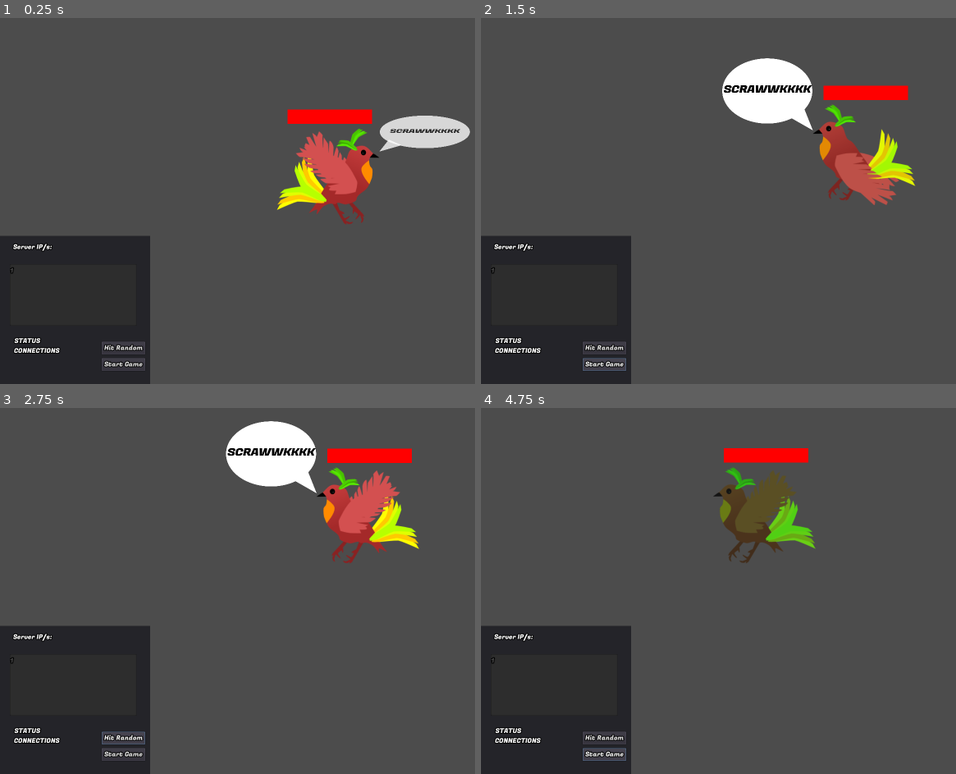
Above: before the commit, frames 1-4 (two rows, left to right).
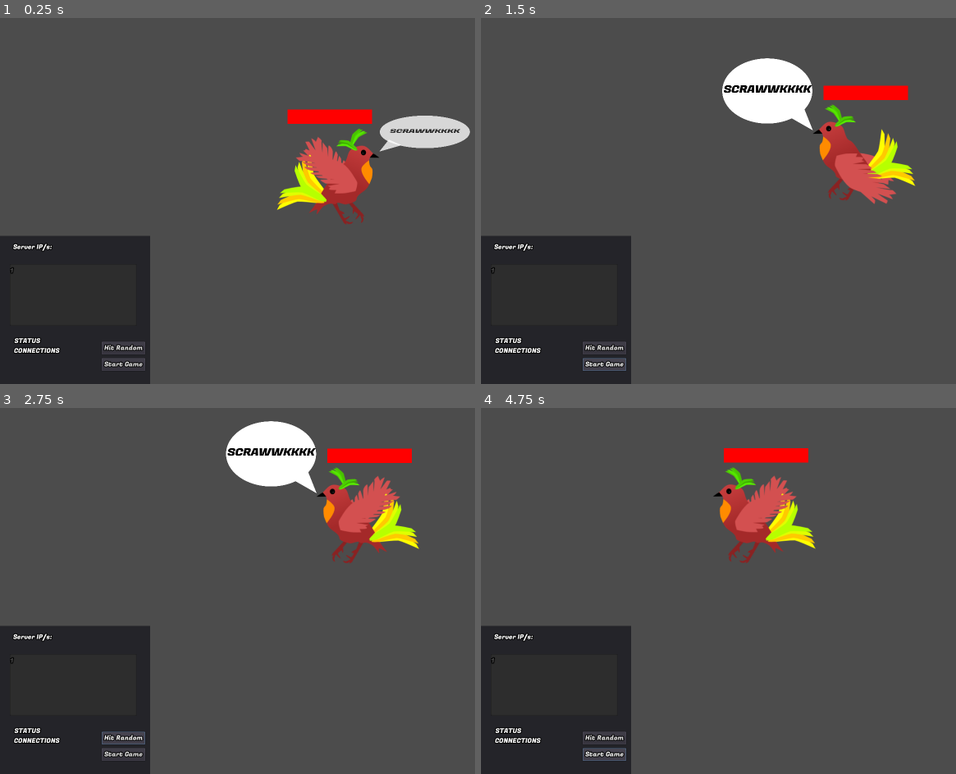
Above: after the commit, the same moments.

Repository: paralinguist/Chestral
Game: Godot game, scene res://ChestralServer.tscn
Same seed, same stepped clock (60 frames per second), same inputs: the game is played once before the commit and once after it.
Inputs:
- Up to frame 1 (0.25 s): no input
- Up to frame 2 (1.5 s): click "Start Game" at 0.5 s; click "Start Game" at 1.25 s
- Up to frame 3 (2.75 s): click "Hit Random" at 2 s
- Up to frame 4 (4.75 s): click "Hit Random" at 2.75 s; click "Hit Random" at 3.5 s; click "Start Game" at 4.25 s

The runs differ from the first frame. In frame 1, 0.3% of the frame differs, in the area x 62-75%, y 30-49%; in frame 2, 0.6%; in frame 3, 0.3%; in frame 4, 2.7%, in the area x 50-71%, y 16-43%.
Error before the commit: Division By Zero in operator '%'. (res://ChestralServer.gd:229)
Error after the commit: Division By Zero in operator '%'. (res://ChestralServer.gd:232)

Commit message:
Basic encounter implementation
Birb timers implemented for random targetting, self interference and telegraphed big attacks.

Minor improvements to lib_chestral to make it less whiny when losing connections.

Birb now has a visible shield when protected by interference

Diff:
--- a/ChestralBoss.gd
+++ b/ChestralBoss.gd
@@ -34,6 +34,11 @@
         $Sprite.animation == "Flap"
     elif get_parent().state == 0:
         $Sprite.animation == "Idle"
+    if interference > 0:
+        $Sprite/ShieldSprite.visible = true
+        $Sprite/ShieldSprite.modulate = Color(1,1,1,float(interference)/100.0)
+    else:
+        $Sprite/ShieldSprite.visible = false
 
 func get_position():
     var radius = 240
@@ -51,14 +56,10 @@
     $Speech/Bubble/Words.rect_scale.x = -$Sprite.scale.x
     return new_position
 
-
-func _on_Timer_timeout():
-    pass
-#    if $Sprite.animation == "Idle":
-#        $Sprite.animation = "Flap"
-#    else:
-#        $Sprite.animation = "Idle"
-
 func talk(words: String):
     $Speech/Bubble/Words.text = words
     $AnimationPlayer.play("Speech")
+
+func _on_InterferenceTimer_timeout():
+    interference = 0
+    print('clearing boss int')
--- a/ChestralBoss.tscn
+++ b/ChestralBoss.tscn
@@ -34,6 +34,7 @@
 [ext_resource path="res://sprites/Speech/Stick.png" type="Texture" id=32]
 [ext_resource path="res://sprites/Speech/Bubble.png" type="Texture" id=33]
 [ext_resource path="res://ui_assets/FugazOne-Regular.ttf" type="DynamicFontData" id=34]
+[ext_resource path="res://sprites/Bird/shield.png" type="Texture" id=35]
 
 [sub_resource type="SpriteFrames" id=3]
 animations = [ {
@@ -213,8 +214,12 @@
 scale = Vector2( -1, 1 )
 frames = SubResource( 3 )
 animation = "Flap"
-frame = 16
+frame = 17
 playing = true
+
+[node name="ShieldSprite" type="Sprite" parent="Sprite"]
+modulate = Color( 1, 1, 1, 0 )
+texture = ExtResource( 35 )
 
 [node name="ProgressBar" type="ProgressBar" parent="."]
 margin_left = -99.0
@@ -228,10 +233,6 @@
 __meta__ = {
 "_edit_use_anchors_": false
 }
-
-[node name="Timer" type="Timer" parent="."]
-wait_time = 3.0
-autostart = true
 
 [node name="CircleTimer" type="Timer" parent="."]
 wait_time = 12.0
@@ -279,4 +280,7 @@
 
 [node name="Tween" type="Tween" parent="."]
 
-[connection signal="timeout" from="Timer" to="." method="_on_Timer_timeout"]
+[node name="InterferenceTimer" type="Timer" parent="."]
+wait_time = 15.0
+
+[connection signal="timeout" from="InterferenceTimer" to="." method="_on_InterferenceTimer_timeout"]
--- a/ChestralServer.gd
+++ b/ChestralServer.gd
@@ -20,6 +20,9 @@
 const ENDED_FAIL: int = 2
 const ENDED_WIN: int = 3
 
+var telegraphed = false
+var tele_target = null
+var tele_irritation = 200
 
 var state: int = 0
 
@@ -233,13 +236,35 @@
 func _on_Unbalance_pressed():
     state = IN_PROGRESS
     #This is to test keeping the boss in the game
-    $ChestralBoss.realign(-2000)
     $AttackTimer.start()
-
-
+    $InterferenceTimer.start()
+    $TelegraphedTimer.start()
+
+#These timers should really belong to the boss OR should be informed by code from the boss
 func _on_AttackTimer_timeout():
     if state == IN_PROGRESS:
         var victim = clients[players[randi() % players.size()]]
         var dissonance = rng.randi_range(10,50)
         $ChestralBoss.talk(victim.playername + ' CAW CAW!')
         print('Squarked at ' + victim.playername + ' for: ' + str(victim.irritate(dissonance)))
+
+
+func _on_InterferenceTimer_timeout():
+    if state == IN_PROGRESS:
+        $ChestralBoss.interference += rng.randi_range(30,100)
+        print('providing intereference...' + str($ChestralBoss.interference))
+        $ChestralBoss/InterferenceTimer.start()
+
+
+func _on_TelegraphedTimer_timeout():
+    if telegraphed and tele_target != null:
+        telegraphed = false
+        tele_target.irritate(tele_irritation)
+        $TelegraphedTimer.wait_time = 20
+        $TelegraphedTimer.start()
+    else:
+        telegraphed = true
+        tele_target = clients[players[randi() % players.size()]]
+        $ChestralBoss.talk(tele_target.playername + " YOU'RE NEXT!")
+        $TelegraphedTimer.wait_time = 8
+        $TelegraphedTimer.start()
--- a/ChestralServer.tscn
+++ b/ChestralServer.tscn
@@ -97,7 +97,15 @@
 [node name="AttackTimer" type="Timer" parent="."]
 wait_time = 15.0
 
+[node name="InterferenceTimer" type="Timer" parent="."]
+wait_time = 20.0
+
+[node name="TelegraphedTimer" type="Timer" parent="."]
+wait_time = 20.0
+
 [connection signal="timeout" from="ServerDataPulse" to="." method="_on_ServerDataPulse_timeout"]
 [connection signal="pressed" from="CanvasLayer/Panel/HitRandom" to="." method="_on_Button_pressed"]
 [connection signal="pressed" from="CanvasLayer/Panel/Unbalance" to="." method="_on_Unbalance_pressed"]
 [connection signal="timeout" from="AttackTimer" to="." method="_on_AttackTimer_timeout"]
+[connection signal="timeout" from="InterferenceTimer" to="." method="_on_InterferenceTimer_timeout"]
+[connection signal="timeout" from="TelegraphedTimer" to="." method="_on_TelegraphedTimer_timeout"]
--- a/Musician.gd
+++ b/Musician.gd
@@ -12,6 +12,12 @@
 export var connection_id = 0
 var image
 
+var entrance = ['sending my roadie away now', 'tuned up and good to go', 'ready to rock and/or roll',
+                "you've probably never heard of me", 'serving up the freshest beats', 'your new favourite band',
+                "I'm big in Japan", 'packing the heavy accompaniment!', 'hang on, broke a string',
+                'the hills are alive with the sound of me, baby', "plink plink, let's do this",
+                "99 problems but a pitch ain't one", 'this harp goes to eleven', 'be careful in the mosh pit']
+
 #Music vectors created by ddraw - www.freepik.com
 
 # Called when the node enters the scene tree for the first time.
@@ -105,7 +111,7 @@
         base_align = 10
         image = load("res://Sprites/Instruments/violin.png")
     $Sprite.texture = image
-    talk("Hi I am " + playername + " and I play the " + instrument)
+    talk("This is " + playername + ' - ' + entrance[randi() % entrance.size()])
 
 func set_avatar(filename):
     var avatar_file = 'res://Sprites/Orcs/' + filename
Not shown: 1 places in ChestralBoss.tscn that only renumber resources
Binary file added: sprites/Bird/shield.png
Not shown, changed: Client/lib_chestral.py
